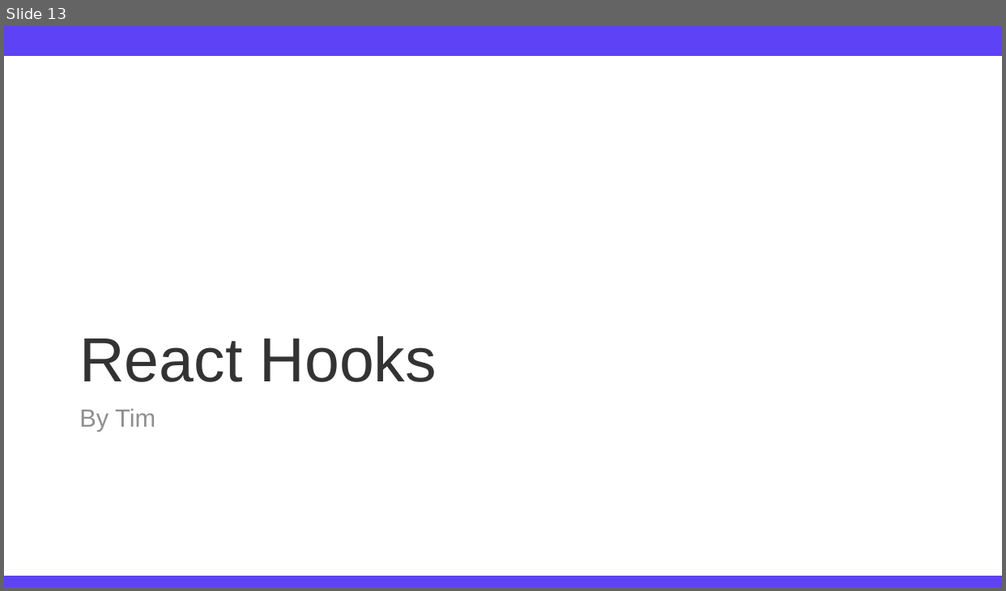
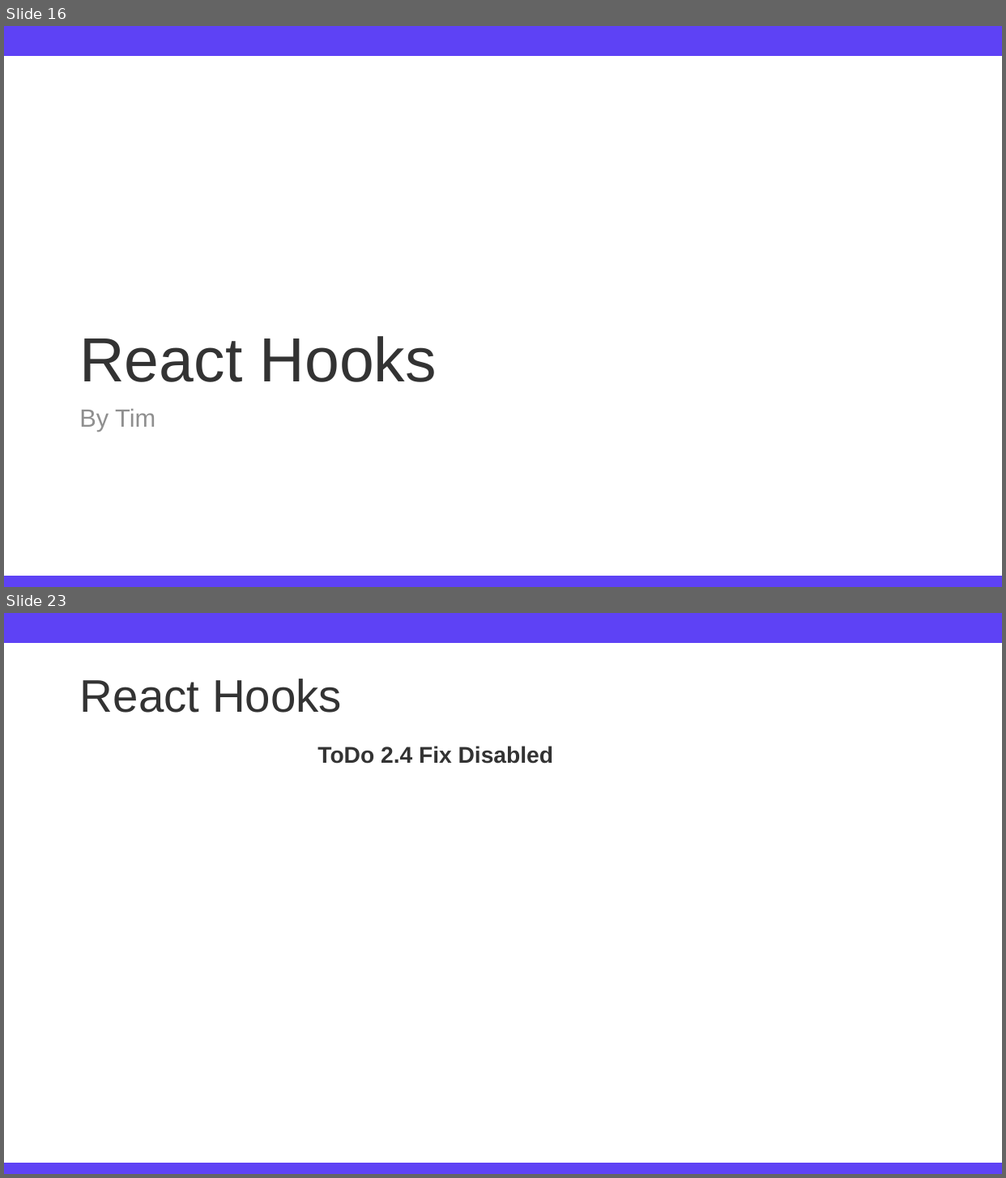
Before and after one commit to TimFehrmannAclue/techlabor_trainings_react_advanced, a slide deck: training_react_advanced.pptx. Shown one above the other, each under a label of ours: slide 13 before the commit, slides 16 and 23 after it; the slides between them are not shown. The pictures are 1006x591 and 1006x1178 pixels, drawn with LibreOffice and Linux fonts; fonts in the diff are those of the drawing; background and template pictures are left out. Boxes give left, top, right and bottom in pixels: in the first picture for what was removed or moved away, otherwise in the second. Text is boxed around its words. In the diff, an @@ line names an element or a change of style, - is before the commit and + after.

Commit message:
started added React Hooks section & todos to presentation

```diff
--- a/training_react_advanced.pptx
+++ b/training_react_advanced.pptx
@@ slide 23 added at [4, 613, 1002, 1174], background #FFFFFF; not listed: 2 template elements that a slide beside it also shows @@
@@ title added at [80, 679, 342, 713], 44 pt, text #333333 @@
+React Hooks
@@ text added at [317, 746, 553, 764], 22 pt, text #333333, bold @@
+ToDo 2.4 Fix Disabled
@@ what was slide 13 is now slide 16 @@
```
Also in this commit, not shown: 3 slides changed, 11 other slides added, 2 slides removed, 2 other files.
